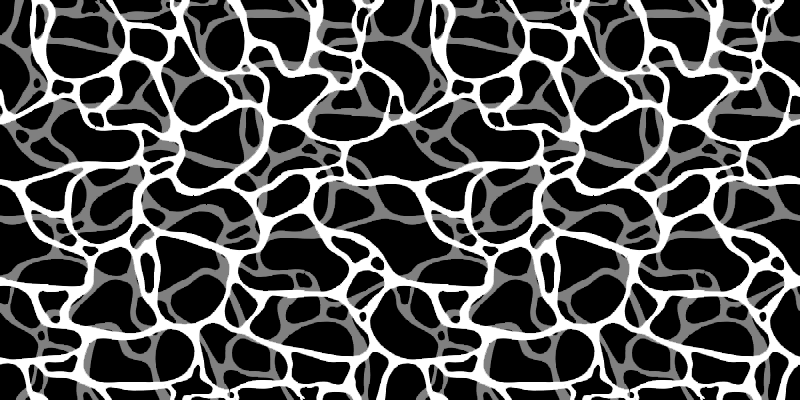
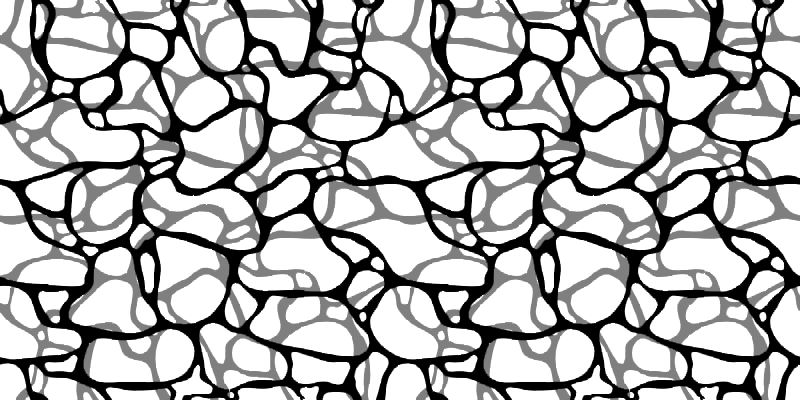
Revision of a layered 800×400 image; what changed, layer by layer:
painted on "Calque 4" over <box>0,0,800,400</box>
removed layer "Calque 1" (was 50%) over <box>0,0,800,400</box>
